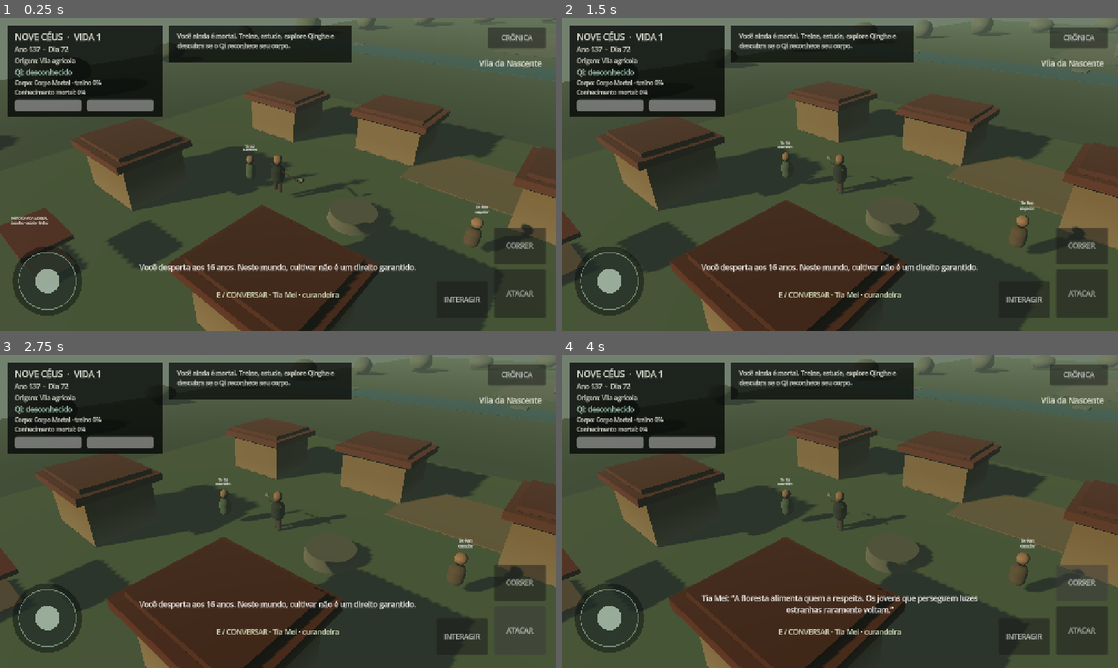
Above: before the commit, frames 1-4 (two rows, left to right).
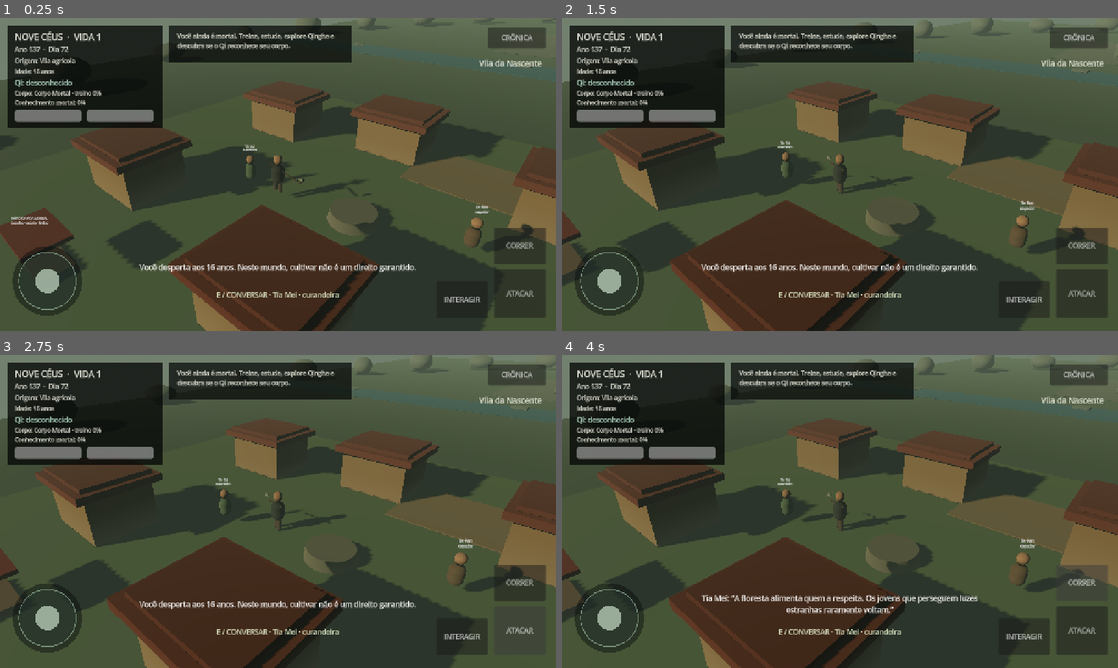
Above: after the commit, the same moments.

Repository: kanintsu/Nove-ceus
Game: Godot game, scene res://main.tscn
Two runs of this game, one before a commit and one after it. Both use one fixed random seed, a clock stepped at 60 frames per second and the inputs below.
Inputs (mouse positions are in pixels of both pictures, inside the frame that each line leads up to):
- Up to frame 1 (0.25 s): no input
- Up to frame 2 (1.5 s): tap Enter at 0.5 s; drag from (612, 280) to (895, 105) at 0.52 s; drag from (728, 190) to (812, 237) at 1.27 s
- Up to frame 3 (2.75 s): click "ATACAR" at 2 s
- Up to frame 4 (4 s): click "INTERAGIR" at 2.75 s; click "CORRER" at 3.5 s

The runs differ from the first frame. In frame 1, 2.8% of the frame differs, in the area x 1-30%, y 16-36%; in frame 2, 2.8%; in frame 3, 2.8%; in frame 4, 2.8%.

Commit message:
feat: show player age in the living world hud

Diff:
--- a/scripts/ui/game_hud.gd
+++ b/scripts/ui/game_hud.gd
@@ -7,6 +7,7 @@
 var title_label: Label
 var calendar_label: Label
 var origin_label: Label
+var age_label: Label
 var realm_label: Label
 var body_label: Label
 var knowledge_label: Label
@@ -45,6 +46,7 @@
 
 func update_player_state(player: PlayerController) -> void:
 	origin_label.text = "Origem: %s" % String(player.life.get("origin_label", "Desconhecida"))
+	age_label.text = "Idade: %d anos" % int(player.life.get("age", 16))
 	realm_label.text = player.spiritual_status_for_ui()
 	body_label.text = "Corpo: %s · treino %.0f%%" % [player.body_rank(), float(player.life.get("body_training", 0.0))]
 	knowledge_label.text = "Conhecimento mortal: %.0f%%" % float(player.life.get("worldly_knowledge", 0.0))
@@ -97,7 +99,7 @@
 	var shade := ColorRect.new()
 	shade.color = Color(0.015, 0.024, 0.021, 0.76)
 	shade.position = Vector2(18, 18)
-	shade.size = Vector2(356, 208)
+	shade.size = Vector2(356, 236)
 	add_child(shade)
 
 	title_label = _label(Vector2(34, 30), Vector2(330, 28), 20)
@@ -107,21 +109,23 @@
 	add_child(calendar_label)
 	origin_label = _label(Vector2(34, 89), Vector2(330, 22), 14)
 	add_child(origin_label)
-	realm_label = _label(Vector2(34, 114), Vector2(330, 22), 16)
+	age_label = _label(Vector2(34, 114), Vector2(330, 20), 13)
+	add_child(age_label)
+	realm_label = _label(Vector2(34, 138), Vector2(330, 22), 16)
 	realm_label.modulate = Color(0.72, 0.88, 0.80)
 	add_child(realm_label)
-	body_label = _label(Vector2(34, 140), Vector2(330, 20), 13)
+	body_label = _label(Vector2(34, 164), Vector2(330, 20), 13)
 	add_child(body_label)
-	knowledge_label = _label(Vector2(34, 162), Vector2(330, 20), 13)
+	knowledge_label = _label(Vector2(34, 186), Vector2(330, 20), 13)
 	add_child(knowledge_label)
 
 	hp_bar = ProgressBar.new()
-	hp_bar.position = Vector2(34, 188)
+	hp_bar.position = Vector2(34, 212)
 	hp_bar.size = Vector2(154, 13)
 	hp_bar.show_percentage = false
 	add_child(hp_bar)
 	stamina_bar = ProgressBar.new()
-	stamina_bar.position = Vector2(200, 188)
+	stamina_bar.position = Vector2(200, 212)
 	stamina_bar.size = Vector2(154, 13)
 	stamina_bar.show_percentage = false
 	add_child(stamina_bar)
